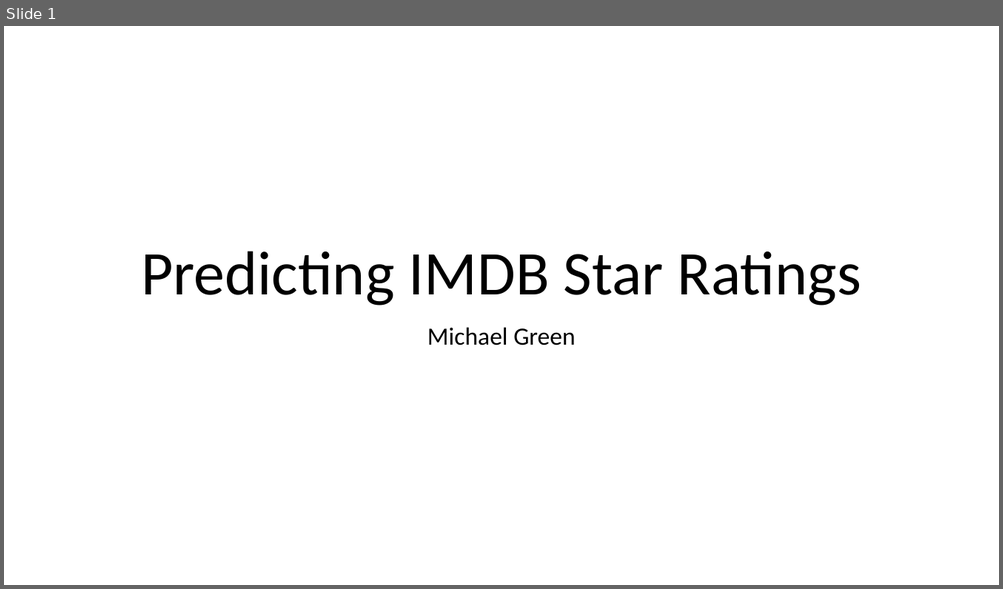
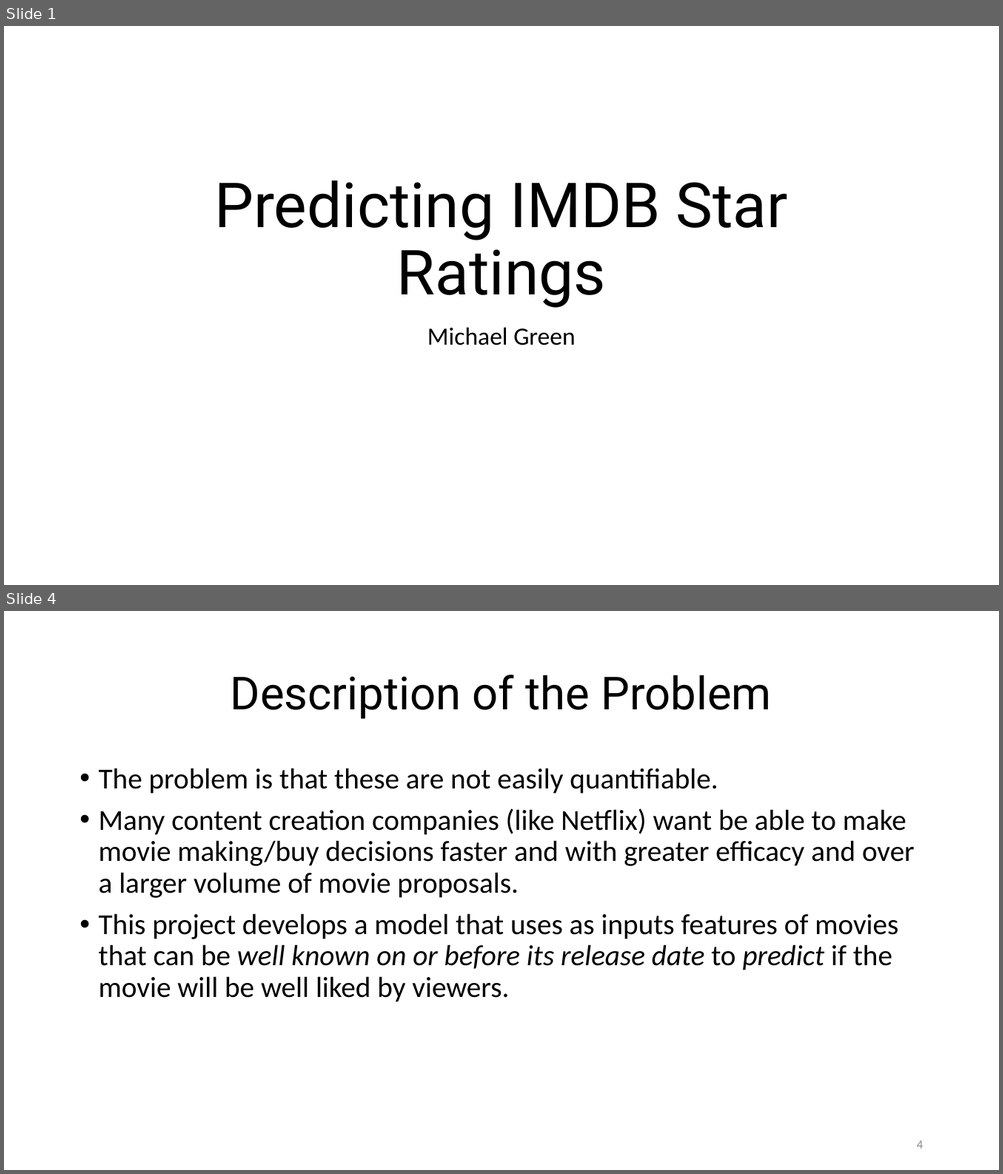
Before and after one commit to michael-a-green/Metis_Project2, a slide deck: Michael_Green_Metis_Project2.pptx. Shown one above the other, each under a label of ours: slide 1 before the commit, slides 1 and 4 after it; the slides between them are not shown. The pictures are 1003x589 and 1003x1174 pixels, drawn with LibreOffice and Linux fonts; fonts in the diff are those of the drawing. Boxes give left, top, right and bottom in pixels: in the first picture for what was removed or moved away, otherwise in the second. Text is boxed around its words. In the diff, an @@ line names an element or a change of style, - is before the commit and + after.

```diff
--- a/Michael_Green_Metis_Project2.pptx
+++ b/Michael_Green_Metis_Project2.pptx
@@ slide 4 added at [4, 611, 999, 1170], background #FFFFFF @@
@@ title added at [230, 675, 771, 719], 44 pt, text #000000 @@
+Description of the Problem
@@ text added at [99, 768, 914, 1002], 28 pt, text #000000 @@
+• The problem is that these are not easily quantifiable.
+• Many content creation companies (like Netflix) want be able to make movie making/buy decisions faster and with greater efficacy and over a larger volume of movie proposals.
+• This project develops a model that uses as inputs features of movies that can be well known on or before its release date to predict if the movie will be well liked by viewers.
@@ page number added at [916, 1141, 922, 1149], 12 pt, text #8C8C8C @@
+4
@@ slide 1 changed as well @@
@@ title "Predicting IMDB Star Ratings" at [214, 181, 788, 308]: font Calibri to Roboto @@
```
Also in this commit, not shown: 14 other slides added, 1 slide removed, 2 other files.
